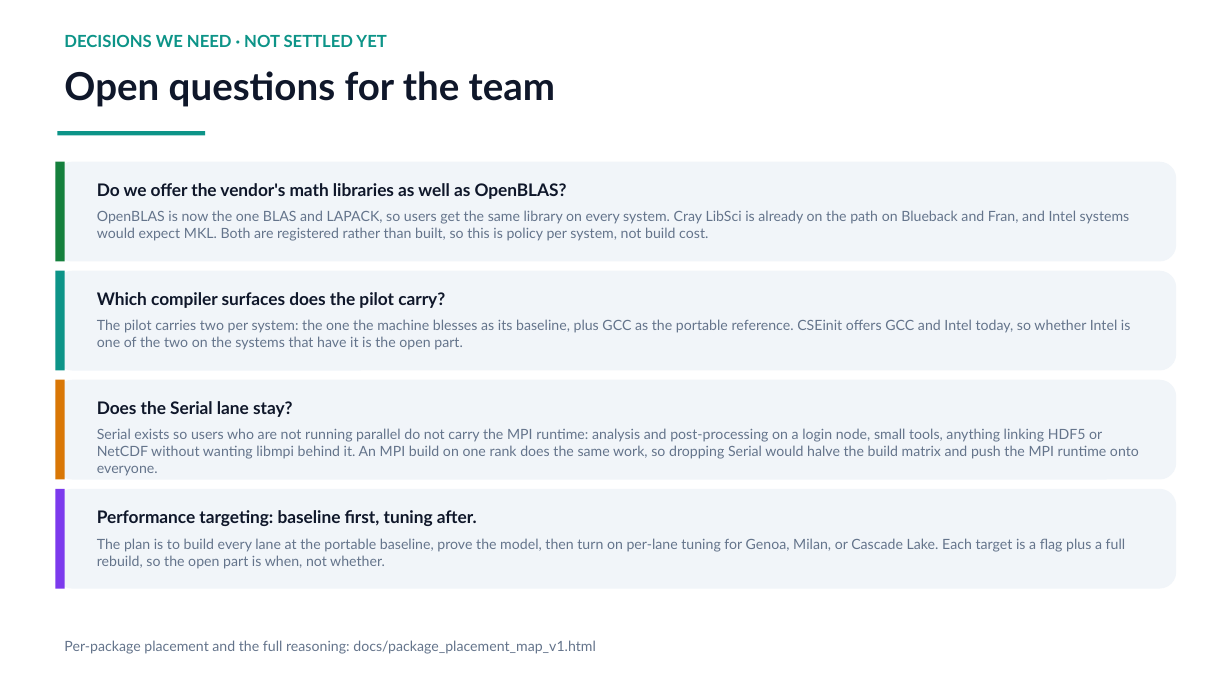
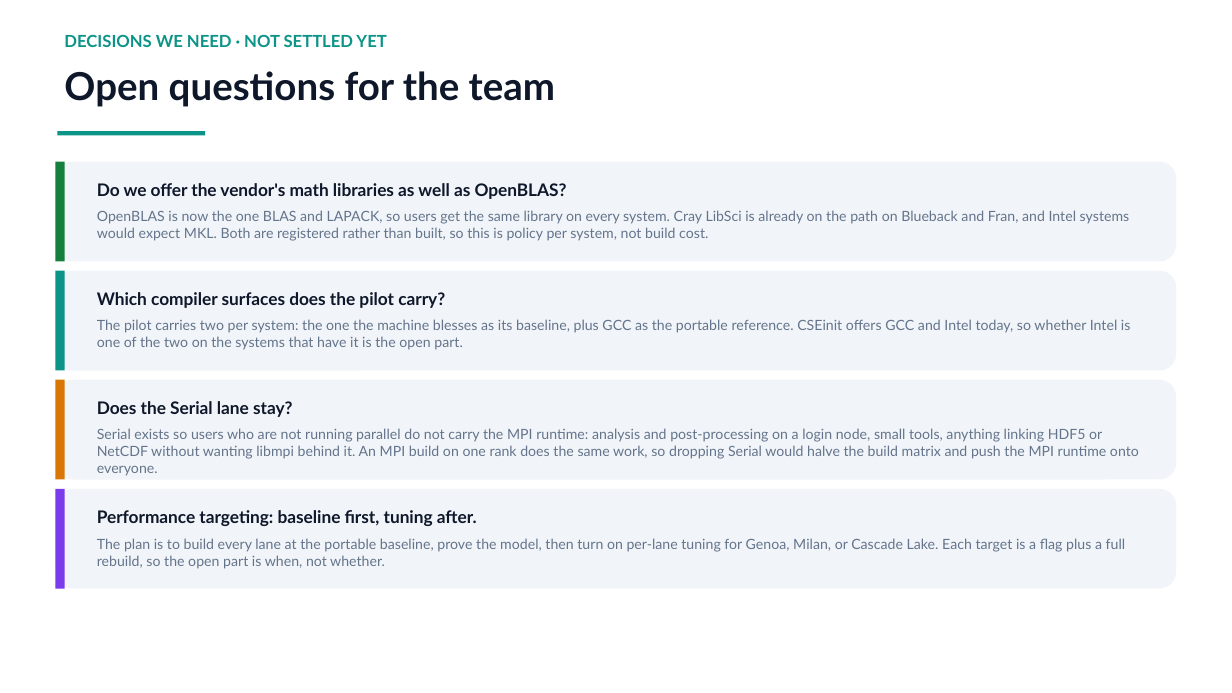
Before and after one commit to ray12514/stack-planning, a slide deck: slide 10 of presentations/cse_lanes_model.pptx. Drawn at 1232x693 pixels with LibreOffice and Linux fonts; fonts in the diff are those of the drawing. Boxes give left, top, right and bottom in pixels: in the first picture for what was removed or moved away, otherwise in the second. Text is boxed around its words. In the diff, an @@ line names an element or a change of style, - is before the commit and + after.

```diff
--- a/presentations/cse_lanes_model.pptx
+++ b/presentations/cse_lanes_model.pptx
@@ text removed at [64,640,596,654] @@
-Per-package placement and the full reasoning: docs/package_placement_map_v1.html
```
Also in this commit, not shown: 3 other slides changed, 2 other files.
